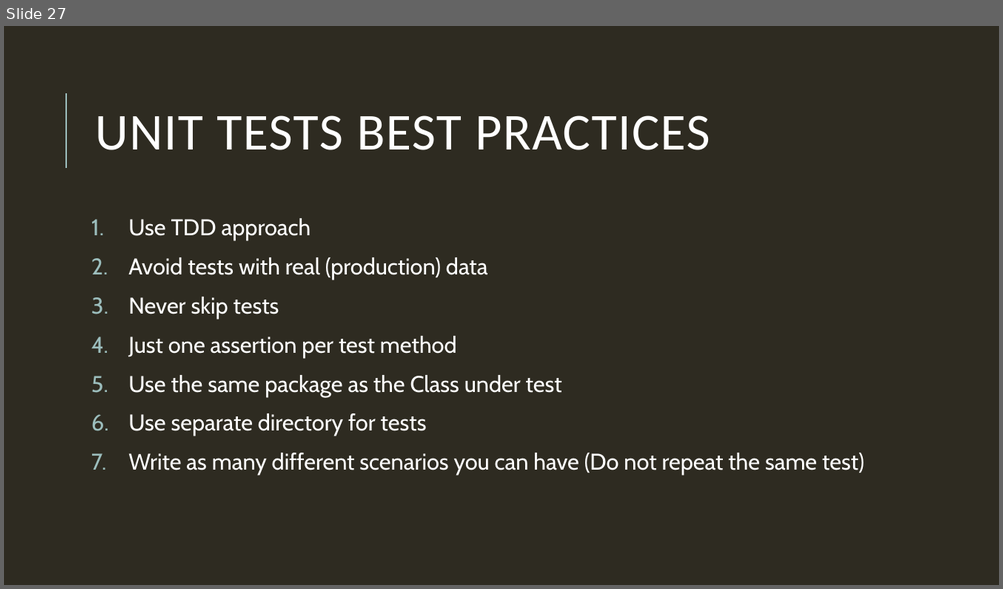
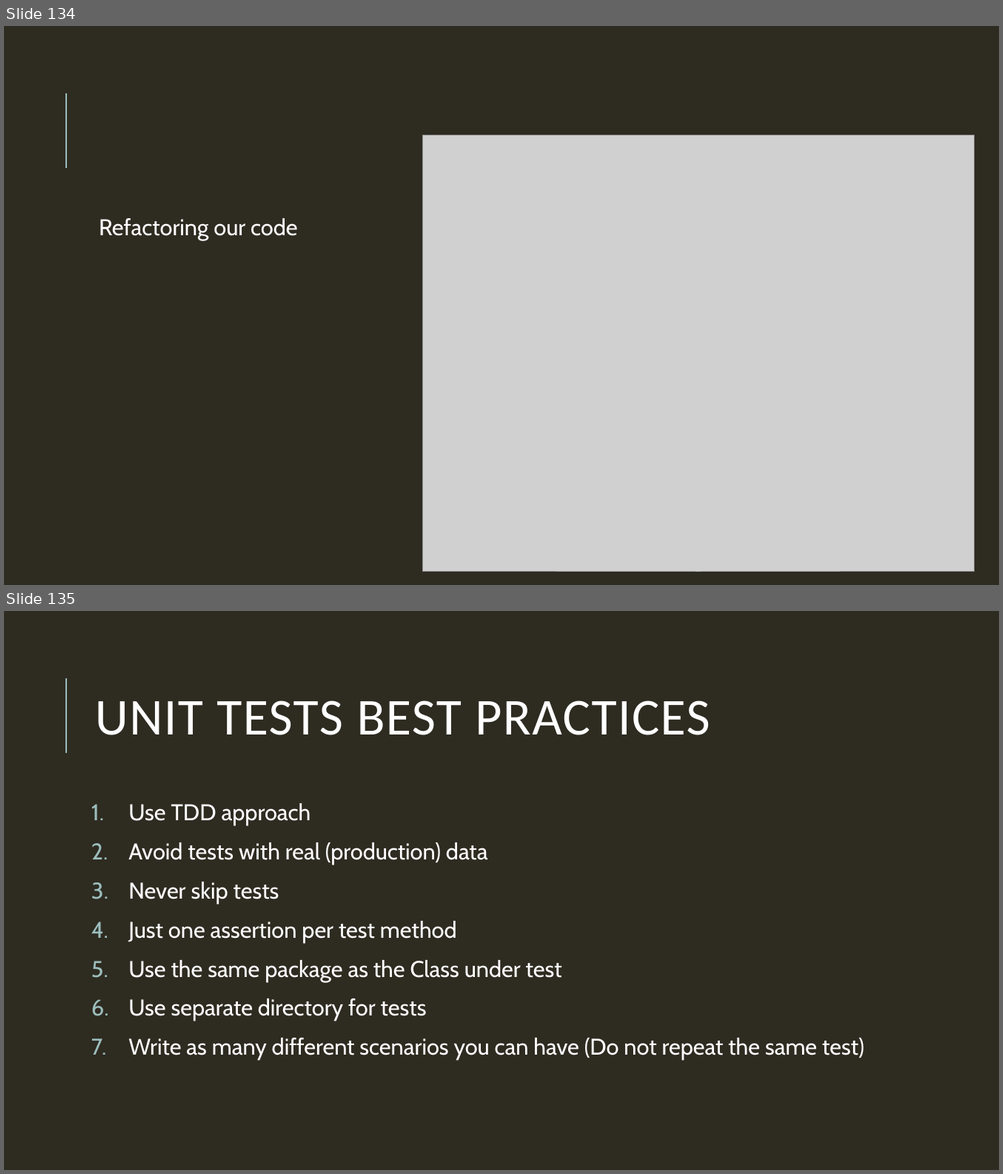
Before and after one commit to DevelopersDelicias/tdd_workshop, a slide deck: tdd_ws.pptx. Shown one above the other, each under a label of ours: slide 27 before the commit, slides 134 and 135 after it. The pictures are 1003x589 and 1003x1174 pixels, drawn with LibreOffice and Linux fonts; fonts in the diff are those of the drawing; grey boxes stand for pictures. Boxes give left, top, right and bottom in pixels: in the first picture for what was removed or moved away, otherwise in the second. Text is boxed around its words. In the diff, an @@ line names an element or a change of style, - is before the commit and + after.

```diff
--- a/tdd_ws.pptx
+++ b/tdd_ws.pptx
@@ slide 134 added at <box>4,26,999,585</box>, background #2E2B21; not listed: 1 template element that a slide beside it also shows @@
@@ picture added at <box>423,135,975,572</box> @@
@@ text added at <box>99,218,297,241</box>, 22 pt, text #FFFFFF @@
+  Refactoring our code
@@ what was slide 27 is now slide 135 @@
```
Also in this commit, not shown: 8 slides changed, 108 other slides added, 1 slide removed.
